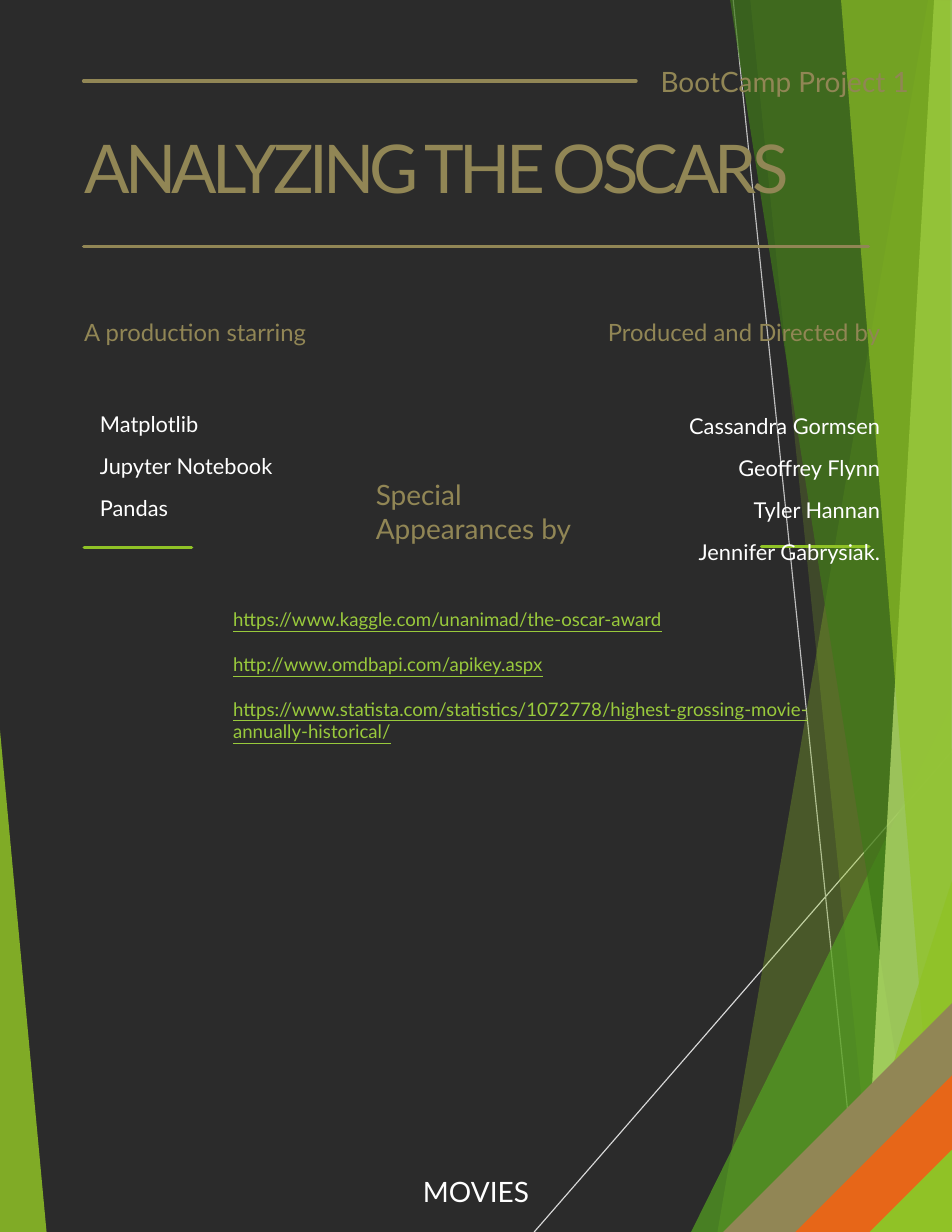
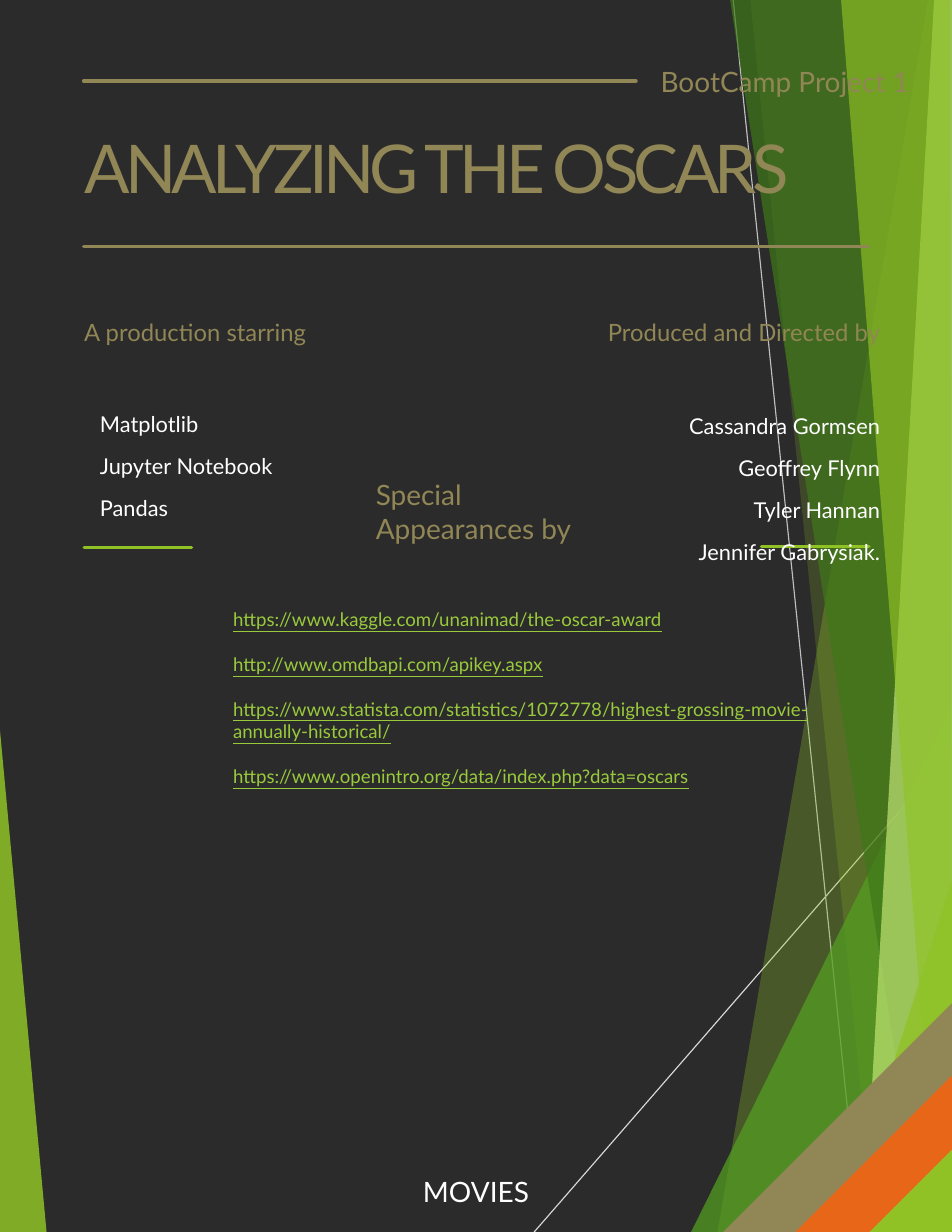
Before and after one commit to newton1021/project1, a slide deck: slide 1 of ANALYZING THE OSCARS.pptx. Drawn at 952x1232 pixels with LibreOffice and Linux fonts; fonts in the diff are those of the drawing; background and template pictures are left out; a plain dark background stands for a picture behind light text. Boxes give left, top, right and bottom in pixels: in the first picture for what was removed or moved away, otherwise in the second. Text is boxed around its words. In the diff, an @@ line names an element or a change of style, - is before the commit and + after.

```diff
--- a/ANALYZING THE OSCARS.pptx
+++ b/ANALYZING THE OSCARS.pptx
@@ text at (x1=233, y1=769, x2=688, y2=787): paragraph added @@
+https://www.openintro.org/data/index.php?data=oscars
```
Also in this commit, not shown: 1 other slide changed, 7 other files.
